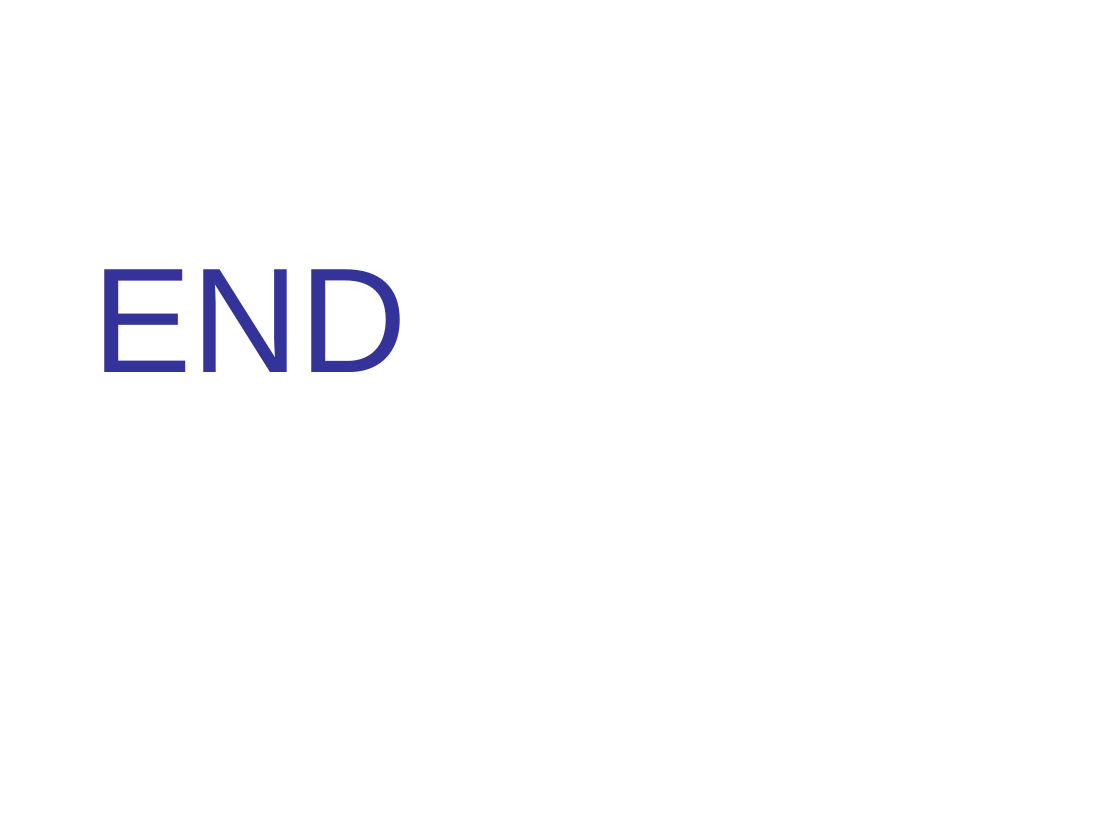
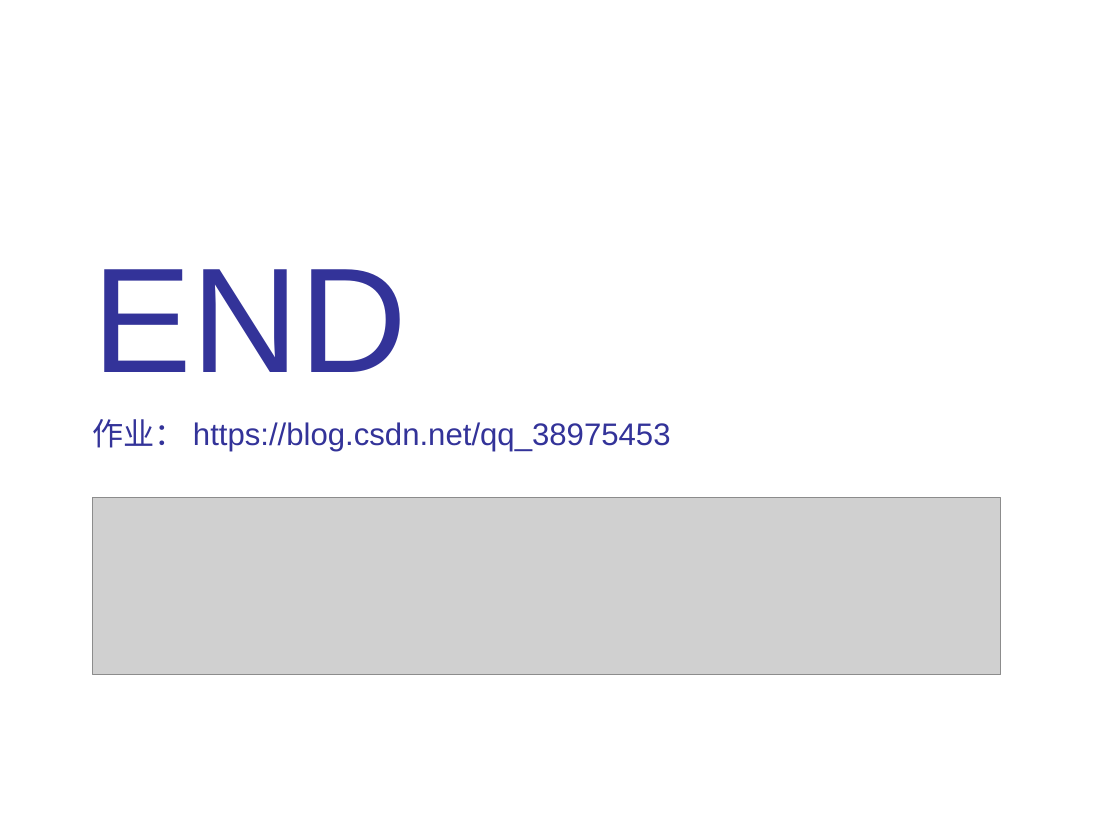
Before and after one commit to HBU/DataBase, a slide deck: slide 66 of PPT/PPT2020/DB第04章.pptx (slide 67 before the commit). Drawn at 1120x840 pixels with LibreOffice and Linux fonts; fonts in the diff are those of the drawing; grey boxes stand for pictures; background and template pictures are left out. Boxes give left, top, right and bottom in pixels: in the first picture for what was removed or moved away, otherwise in the second. Text is boxed around its words. In the diff, an @@ line names an element or a change of style, - is before the commit and + after.

```diff
--- a/PPT/PPT2020/DB第04章.pptx
+++ b/PPT/PPT2020/DB第04章.pptx
@@ text at (92, 419, 671, 451): paragraph added @@
+作业： https://blog.csdn.net/qq_38975453
@@ picture added at (93, 497, 1001, 674) @@
```
Also in this commit, not shown: 5 other slides changed, 1 slide added, 2 slides removed, 3 other files.
